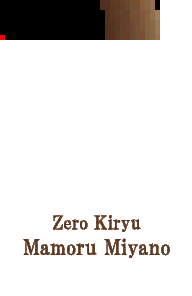
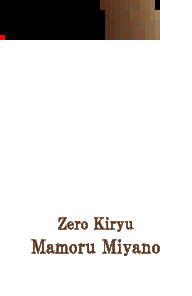
Layers edited between the first and the second 192 × 296 image:
painted on "Zero Kiryu Mamoru Miyano" over [23, 215, 170, 258]
